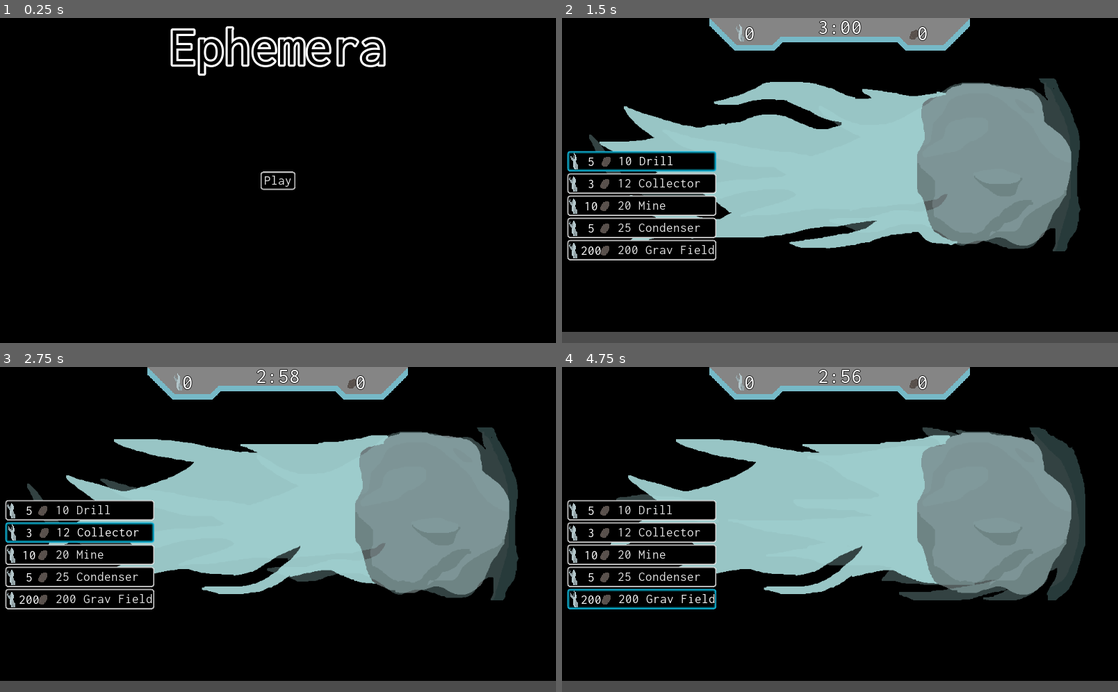
Above: before the commit, frames 1-4 (two rows, left to right).
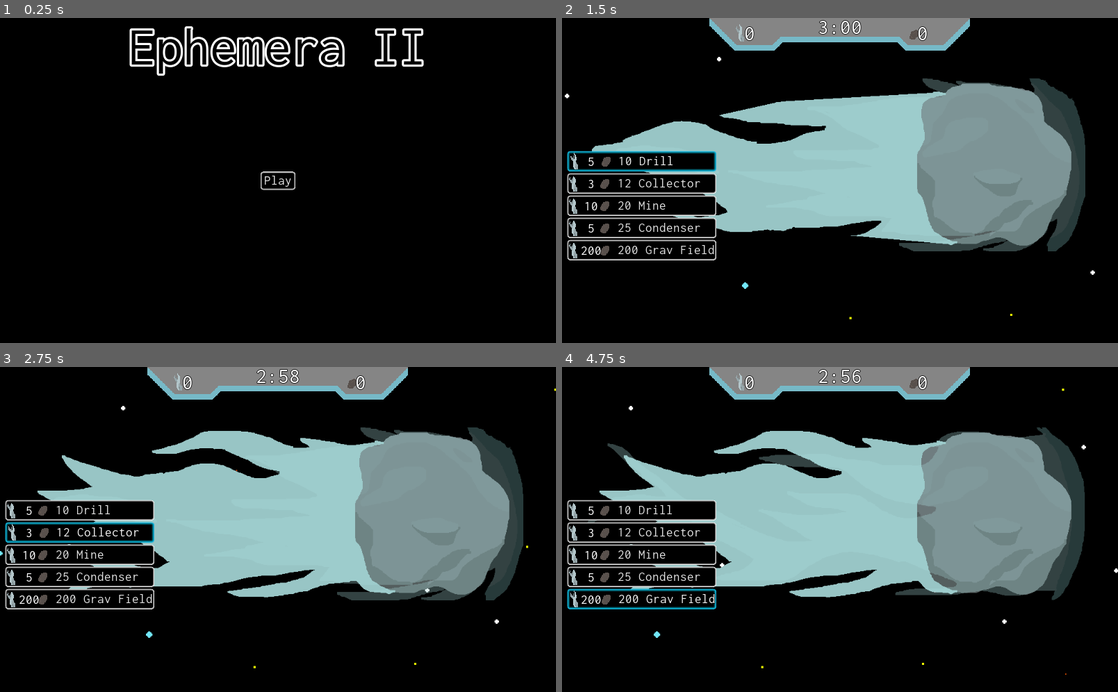
Above: after the commit, the same moments.

Repository: the-alex-g/Ephemera_II
Game: Godot game, scene res://MainMenu.tscn
Same seed, same stepped clock (60 frames per second), same inputs: the game is played once before the commit and once after it.
Inputs:
- Up to frame 1 (0.25 s): no input
- Up to frame 2 (1.5 s): click "Play" at 0.5 s; click "10 Drill" at 1.25 s
- Up to frame 3 (2.75 s): click "12 Collector" at 2 s
- Up to frame 4 (4.75 s): click "20 Mine" at 2.75 s; click "25 Condenser" at 3.5 s; click "200 Grav Field" at 4.25 s

The runs differ from the first frame. In frame 1, 3.1% of the frame differs, in the area x 23-77%, y 2-18%; in frame 2, 9.5%; in frame 3, 11%, in the area x 0-100%, y 6-100%; in frame 4, 10%.

Commit message:
Add some background!

Diff:
--- a/project/Comet.gd
+++ b/project/Comet.gd
@@ -4,6 +4,7 @@
 signal update_display(vapor, ore)
 signal won
 signal explosions_finished
+signal out_of_view
 
 # enums
 
@@ -142,3 +143,7 @@
 		emit_signal("won")
 		_is_game_running = false
 		_explode_timer.stop()
+
+
+func _on_VisibilityNotifier2D_screen_exited()->void:
+	emit_signal("out_of_view")
--- a/project/Comet.tscn
+++ b/project/Comet.tscn
@@ -37,7 +37,7 @@
 [node name="Sprite" type="AnimatedSprite" parent="."]
 position = Vector2( -300, 0 )
 frames = SubResource( 1 )
-frame = 2
+frame = 1
 playing = true
 
 [node name="Tail" type="Area2D" parent="."]
@@ -186,8 +186,11 @@
 [node name="AnimatedSprite" type="AnimatedSprite" parent="."]
 position = Vector2( -300, 0 )
 frames = SubResource( 3 )
-frame = 1
+frame = 2
 playing = true
+
+[node name="VisibilityNotifier2D" type="VisibilityNotifier2D" parent="."]
+position = Vector2( -800, 0 )
 
 [connection signal="mouse_entered" from="Tail" to="." method="_on_Tail_mouse_entered"]
 [connection signal="mouse_exited" from="Tail" to="." method="_on_Tail_mouse_exited"]
@@ -230,3 +233,4 @@
 [connection signal="new_material" from="Head/Mine3" to="." method="_on_Station_new_material"]
 [connection signal="station_exploded" from="Head/Mine3" to="." method="_on_station_exploded"]
 [connection signal="timeout" from="ExplodeTimer" to="." method="_on_ExplodeTimer_timeout"]
+[connection signal="screen_exited" from="VisibilityNotifier2D" to="." method="_on_VisibilityNotifier2D_screen_exited"]
--- a/project/Main.gd
+++ b/project/Main.gd
@@ -12,15 +12,27 @@
 # constants
 
 # exported variables
+export var background_speed := 100
 
 # variables
 var _ignore
+var _is_not_drifting := true
+var _is_game_running := true
+var _comet_is_in_view := true
 
 # onready variables
+onready var _parallax_background := $ParallaxBackground
 
 
 func _ready()->void:
 	randomize()
+
+
+func _process(delta:float)->void:
+	if _is_not_drifting:
+		_parallax_background.scroll_offset.x -= background_speed * delta
+	elif not _is_not_drifting and _comet_is_in_view:
+		$Comet.position.x += background_speed*delta
 
 
 func _on_HUD_build(station_name:String)->void:
@@ -32,7 +44,9 @@
 
 
 func _on_HUD_game_over_lose()->void:
-	emit_signal("explode_stations")
+	if _is_game_running:
+		emit_signal("explode_stations")
+		_is_game_running = false
 
 
 func _on_HUD_build_grav_field()->void:
@@ -41,8 +55,13 @@
 
 func _on_Comet_won()->void:
 	emit_signal("game_over", "You have stabilized the comet!")
+	_is_game_running = false
 
 
 func _on_Comet_explosions_finished()->void:
-	print("DOOM")
+	_is_not_drifting = false
 	emit_signal("game_over", "Ephemera has become too unstable...")
+
+
+func _on_Comet_out_of_view():
+	_comet_is_in_view = false
--- a/project/Main.tscn
+++ b/project/Main.tscn
@@ -1,22 +1,43 @@
-[gd_scene load_steps=5 format=2]
+[gd_scene load_steps=7 format=2]
 
 [ext_resource path="res://Comet.tscn" type="PackedScene" id=1]
 [ext_resource path="res://HUD.tscn" type="PackedScene" id=2]
 [ext_resource path="res://Main.gd" type="Script" id=3]
 [ext_resource path="res://Art/Background.png" type="Texture" id=4]
+[ext_resource path="res://Art/StripedPlanet.png" type="Texture" id=5]
+[ext_resource path="res://Art/BrownPlanet.png" type="Texture" id=6]
 
 [node name="Main" type="Node2D"]
 script = ExtResource( 3 )
 
-[node name="Background" type="Sprite" parent="."]
-scale = Vector2( 32.4688, 18.125 )
+[node name="ParallaxBackground" type="ParallaxBackground" parent="."]
+scroll_ignore_camera_zoom = true
+
+[node name="ParallaxLayer" type="ParallaxLayer" parent="ParallaxBackground"]
+motion_scale = Vector2( 0.5, 1 )
+motion_mirroring = Vector2( 3072, 0 )
+
+[node name="Background" type="Sprite" parent="ParallaxBackground/ParallaxLayer"]
 texture = ExtResource( 4 )
 centered = false
+
+[node name="StripedPlanet" type="Sprite" parent="ParallaxBackground/ParallaxLayer"]
+position = Vector2( 2666.07, 308.519 )
+rotation = -0.401273
+texture = ExtResource( 5 )
+
+[node name="StripedPlanet2" type="Sprite" parent="ParallaxBackground/ParallaxLayer"]
+position = Vector2( 1213, 140.34 )
+texture = ExtResource( 6 )
 
 [node name="Comet" parent="." instance=ExtResource( 1 )]
 position = Vector2( 803.904, 271.139 )
 
 [node name="HUD" parent="." instance=ExtResource( 2 )]
+
+[node name="Camera2D" type="Camera2D" parent="."]
+offset = Vector2( 512, 300 )
+current = true
 
 [connection signal="build" from="." to="Comet" method="_on_Main_build"]
 [connection signal="build_grav_field" from="." to="Comet" method="_on_Main_build_grav_field"]
@@ -24,6 +45,7 @@
 [connection signal="game_over" from="." to="HUD" method="_on_Main_game_over"]
 [connection signal="update_display" from="." to="HUD" method="_on_Main_update_display"]
 [connection signal="explosions_finished" from="Comet" to="." method="_on_Comet_explosions_finished"]
+[connection signal="out_of_view" from="Comet" to="." method="_on_Comet_out_of_view"]
 [connection signal="update_display" from="Comet" to="." method="_on_Comet_update_display"]
 [connection signal="won" from="Comet" to="." method="_on_Comet_won"]
 [connection signal="build" from="HUD" to="." method="_on_HUD_build"]
--- a/project/MainMenu.tscn
+++ b/project/MainMenu.tscn
@@ -48,6 +48,9 @@
 grow_horizontal = 2
 custom_fonts/font = SubResource( 1 )
 custom_colors/font_color = Color( 0, 0, 0, 1 )
-text = "Ephemera"
+text = "Ephemera II"
+__meta__ = {
+"_edit_use_anchors_": false
+}
 
 [connection signal="pressed" from="Button" to="." method="_on_Button_pressed"]
--- a/project/Station.gd
+++ b/project/Station.gd
@@ -49,3 +49,4 @@
 	if _is_exploding:
 		hide()
 		emit_signal("station_exploded")
+		_is_exploding = false
Binary file changed: project/Art/Background.png
Binary file added: project/Art/BrownPlanet.png
Not shown, added: project/Art/BrownPlanet.png.import
Binary file added: project/Art/StripedPlanet.png
Not shown, added: project/Art/StripedPlanet.png.import
Not shown, added: raw_files/Background.piskel
Not shown, added: raw_files/BrownPlanet.piskel
Not shown, added: raw_files/StripedPlanet.piskel
